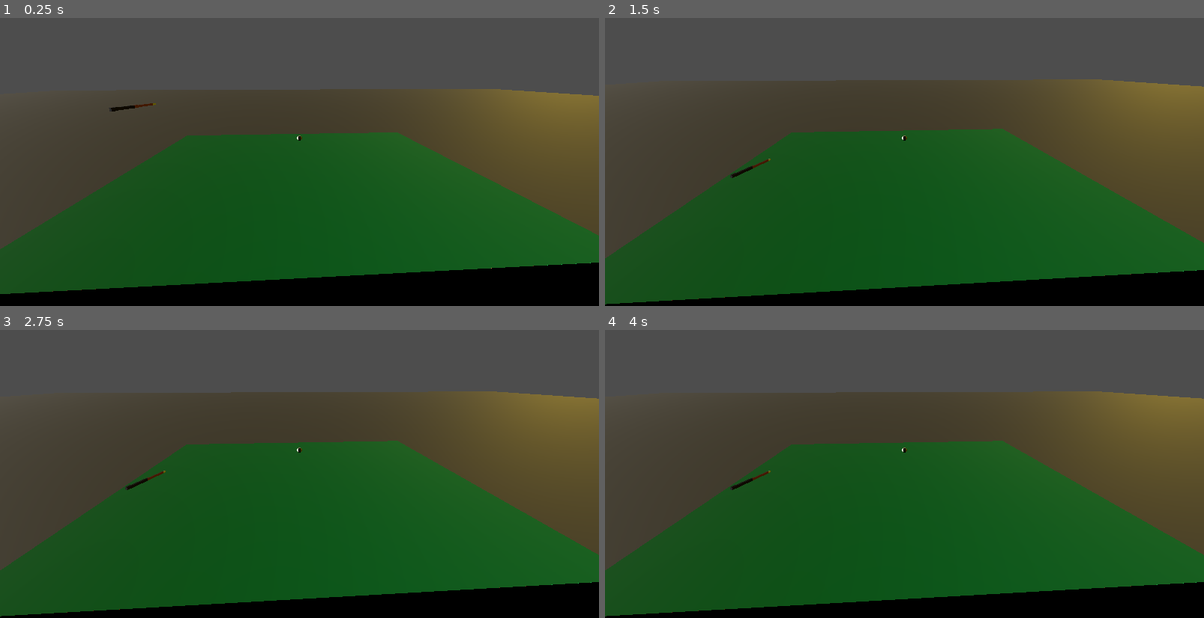
Above: before the commit, frames 1-4 (two rows, left to right).
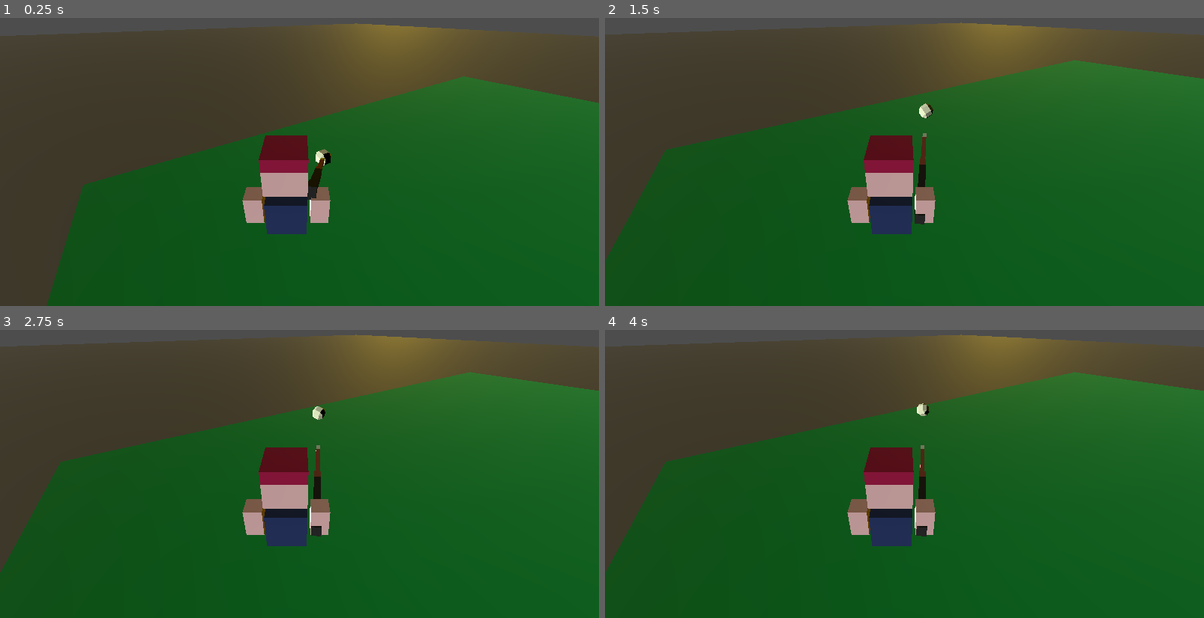
Above: after the commit, the same moments.

Repository: mathew-tran/billiards3d
Game: Godot game, scene res://Scenes/Main.tscn
The game is run twice, just before and just after one commit, with the same random seed, the same clock (stepped at 60 frames per second) and the same inputs.
Inputs (mouse positions are in pixels of both pictures, inside the frame that each line leads up to):
- Up to frame 1 (0.25 s): no input
- Up to frame 2 (1.5 s): move the mouse to (1036, 121) at 0.52 s; press the mouse at (1036, 121) at 0.53 s; move the mouse to (784, 156) at 1.27 s; release the mouse at (784, 156) at 1.28 s; click (784, 156) at 1.35 s
- Up to frame 3 (2.75 s): move the mouse to (359, 376) at 2.02 s; press the mouse at (359, 376) at 2.03 s
- Up to frame 4 (4 s): move the mouse to (874, 517) at 2.77 s; release the mouse at (874, 517) at 2.78 s; click (874, 517) at 2.85 s; tap Enter at 3.5 s; move the mouse to (1084, 499) at 3.52 s; press the mouse at (1084, 499) at 3.53 s

The runs differ from the first frame. In frame 1, 50% of the frame differs, in the area x 0-100%, y 1-100%; in frame 2, 48%; in frame 3, 48%; in frame 4, 48%.

Commit message:
be able to hit ball

Diff:
--- a/Prefabs/Ball.tscn
+++ b/Prefabs/Ball.tscn
@@ -1,11 +1,21 @@
-[gd_scene load_steps=3 format=3 uid="uid://1f5llixnffda"]
+[gd_scene load_steps=5 format=3 uid="uid://1f5llixnffda"]
 
 [ext_resource type="PackedScene" uid="uid://ckepopx4hvksg" path="res://Art/BilliardBall/Ball.gltf" id="1_f8b65"]
+[ext_resource type="Script" uid="uid://15f3cffladb2" path="res://Scripts/Ball.gd" id="1_hdy6r"]
+
+[sub_resource type="PhysicsMaterial" id="PhysicsMaterial_hdy6r"]
+friction = 20.0
 
 [sub_resource type="SphereShape3D" id="SphereShape3D_kln2b"]
 radius = 0.0783063
 
 [node name="Ball" type="RigidBody3D" groups=["MainBall"]]
+physics_material_override = SubResource("PhysicsMaterial_hdy6r")
+continuous_cd = true
+contact_monitor = true
+max_contacts_reported = 2
+linear_damp = 1.0
+script = ExtResource("1_hdy6r")
 
 [node name="blockbench_export" parent="." instance=ExtResource("1_f8b65")]
 
--- a/Prefabs/Stick.tscn
+++ b/Prefabs/Stick.tscn
@@ -1,15 +1,19 @@
-[gd_scene load_steps=3 format=3 uid="uid://b7jhw5x6o1ycc"]
+[gd_scene load_steps=4 format=3 uid="uid://b7jhw5x6o1ycc"]
 
 [ext_resource type="PackedScene" uid="uid://dgkea7e4r6tre" path="res://Art/Stick/Stick.gltf" id="1_2niw4"]
+[ext_resource type="Script" uid="uid://d2un8ex5ba6xr" path="res://Scripts/Player.gd" id="1_krp1i"]
+[ext_resource type="PackedScene" uid="uid://dmcry73m6hkra" path="res://Art/Player/Player.gltf" id="2_ntaji"]
 
-[sub_resource type="BoxShape3D" id="BoxShape3D_idj7w"]
-size = Vector3(0.0649414, 0.0524139, 0.839417)
+[node name="Stick" type="Node3D"]
+transform = Transform3D(1, 0, 0, 0, 1, 0, 0, 0, 1, 0, 0, 0)
+script = ExtResource("1_krp1i")
 
-[node name="Stick" type="RigidBody3D"]
-transform = Transform3D(0.36356, 0, 0.931571, 0, 1, 0, -0.931571, 0, 0.36356, 0, 0, 0)
+[node name="stick" parent="." instance=ExtResource("1_2niw4")]
+transform = Transform3D(1, 0, 0, 0, 1, 0, 0, 0, 1, -0.105617, 0, 0.564983)
 
-[node name="blockbench_export" parent="." instance=ExtResource("1_2niw4")]
+[node name="Camera3D" type="Camera3D" parent="."]
+transform = Transform3D(1, 0, 0, 0, 0.866025, 0.5, 0, -0.5, 0.866026, -0.212874, 0.863263, 1.60562)
+current = true
 
-[node name="CollisionShape3D" type="CollisionShape3D" parent="."]
-transform = Transform3D(1, 0, 0, 0, 1, 0, 0, 0, 1, -0.00317383, 0.00199127, -0.0802917)
-shape = SubResource("BoxShape3D_idj7w")
+[node name="blockbench_export2" parent="." instance=ExtResource("2_ntaji")]
+transform = Transform3D(1, 0, 0, 0, 1, 0, 0, 0, 1, -0.272522, -0.0509157, 0.839932)
--- a/Scenes/Main.tscn
+++ b/Scenes/Main.tscn
@@ -1,10 +1,8 @@
-[gd_scene load_steps=6 format=3 uid="uid://bm0lh6u2puk3m"]
+[gd_scene load_steps=4 format=3 uid="uid://bm0lh6u2puk3m"]
 
 [ext_resource type="PackedScene" uid="uid://8p1hkdfejvo3" path="res://Prefabs/GameTable.tscn" id="1_r150o"]
 [ext_resource type="PackedScene" uid="uid://b7jhw5x6o1ycc" path="res://Prefabs/Stick.tscn" id="2_kln2b"]
 [ext_resource type="PackedScene" uid="uid://1f5llixnffda" path="res://Prefabs/Ball.tscn" id="3_pbw6q"]
-[ext_resource type="Script" uid="uid://ddpbm0okhh406" path="res://Scripts/Inspector.gd" id="4_pbw6q"]
-[ext_resource type="PackedScene" uid="uid://dmcry73m6hkra" path="res://Art/Player/Player.gltf" id="5_v1gob"]
 
 [node name="Node3D" type="Node3D"]
 
@@ -15,7 +13,7 @@
 [node name="Table" parent="." instance=ExtResource("1_r150o")]
 
 [node name="Stick" parent="." instance=ExtResource("2_kln2b")]
-transform = Transform3D(0.36356, 0, 0.931571, 0, 1, 0, -0.931571, 0, 0.36356, 0, 6.5231, 3.09349)
+transform = Transform3D(0.543174, 0, 0.83962, 0, 1, 0, -0.83962, 0, 0.543174, 0, 6.5231, 3.09349)
 
 [node name="DirectionalLight3D" type="DirectionalLight3D" parent="."]
 transform = Transform3D(-0.224423, 0.970296, -0.0903372, -0.97355, -0.219167, 0.0645405, 0.0428245, 0.102432, 0.993818, 0, 0, 0)
@@ -25,14 +23,4 @@
 light_color = Color(0.561409, 0.467204, 0.0224809, 1)
 
 [node name="Ball" parent="." instance=ExtResource("3_pbw6q")]
-transform = Transform3D(1, 0, 0, 0, 1, 0, 0, 0, 1, -1.61357, 5.42285, -0.084795)
-
-[node name="Inspector" type="Node3D" parent="."]
-transform = Transform3D(1, 0, -2.38419e-07, 0, 1, 0, 2.38419e-07, 0, 1, 0, 5, 0.0111997)
-script = ExtResource("4_pbw6q")
-
-[node name="blockbench_export" parent="Inspector" instance=ExtResource("5_v1gob")]
-transform = Transform3D(1, 0, 0, 0, 1, 0, 0, 0, 1, -2.38419e-07, 0, 4)
-
-[node name="Camera3D" type="Camera3D" parent="Inspector/blockbench_export"]
-transform = Transform3D(1, 0, 0, 0, 1, 0, 0, 0, 1, 0, 2.14421, 0)
+transform = Transform3D(1, 0, 0, 0, 1, 0, 0, 0, 1, -1.61357, 5.42285, 1.51301)
--- a/Scripts/Autoload/Finder.gd
+++ b/Scripts/Autoload/Finder.gd
@@ -1,6 +1,6 @@
 extends Node
 
-func GetMainBall():
+func GetMainBall() -> Ball:
 	var result = get_tree().get_nodes_in_group("MainBall")
 	if result:
 		return result[0]
--- /dev/null
+++ b/Scripts/Ball.gd
@@ -0,0 +1,31 @@
+extends RigidBody3D
+
+class_name Ball
+
+enum MOVE_STATE {
+	MOVING,
+	IDLE
+}
+
+var CurrentState = MOVE_STATE.IDLE
+
+signal StateUpdate(stateType)
+
+func _ready() -> void:
+	CurrentState = MOVE_STATE.MOVING
+
+func _process(delta: float) -> void:
+	var newState = CurrentState
+	if linear_velocity.length() <= 0.01:
+		newState = MOVE_STATE.IDLE
+	else:
+		newState = MOVE_STATE.MOVING
+		#linear_velocity.z *= .99
+		#linear_velocity.y *= .99
+	BroadcastMoveState(newState)
+
+func BroadcastMoveState(newState):
+	if CurrentState == newState:
+		return
+	CurrentState = newState
+	StateUpdate.emit(CurrentState)
--- a/Scripts/Inspector.gd
+++ /dev/null
@@ -1,6 +0,0 @@
-extends Node3D
-
-func _process(delta: float) -> void:
-	look_at(Finder.GetMainBall().global_position)
-	#rotation.x = 0
-	$blockbench_export/Camera3D.look_at(Finder.GetMainBall().global_position)
--- /dev/null
+++ b/Scripts/Player.gd
@@ -0,0 +1,63 @@
+extends Node3D
+
+var OffsetAmount = .01
+
+signal StoppedMoving
+
+enum STATE {
+	DECIDING,
+	HITTING
+}
+var OriginalPosition = Vector3.ZERO
+var CurrentState = STATE.DECIDING
+
+func _ready() -> void:
+	MoveToBall()
+	Finder.GetMainBall().StateUpdate.connect(OnStateUpdate)
+
+func MoveToBall():
+
+	var direction = (Finder.GetMainBall().global_position - global_position).normalized()
+	direction.x = 0
+	var newPosition = global_position + direction * OffsetAmount
+	global_position = newPosition
+	global_position -= Vector3(0,.01,0)
+	var newDirection = (Finder.GetMainBall().global_position - newPosition).normalized()
+	global_position = Finder.GetMainBall().global_position
+
+	#rotation.x = 0
+
+func _process(delta: float) -> void:
+	pass
+	$stick.look_at(Finder.GetMainBall().global_position)
+
+func CanShoot():
+	return CurrentState == STATE.DECIDING
+
+func _input(event: InputEvent) -> void:
+	if event.is_action_pressed("left_click"):
+		if CanShoot() == false:
+			return
+		CurrentState = STATE.HITTING
+		OriginalPosition = $stick.global_position
+		var tween = get_tree().create_tween()
+		tween.tween_property($stick, "global_position", lerp($stick.global_position, Finder.GetMainBall().global_position, .1), .1)
+		await tween.finished
+		Finder.GetMainBall().apply_impulse(GetPower())
+		tween = get_tree().create_tween()
+		tween.tween_property($stick, "global_position", OriginalPosition, .1)
+		await tween.finished
+
+
+
+func GetPower():
+	var direction = -transform.basis.z
+	direction.y = 0
+	direction = direction.normalized()
+	return direction * 1
+
+func OnStateUpdate(state : Ball.MOVE_STATE):
+	if state == Ball.MOVE_STATE.IDLE:
+		MoveToBall()
+		print("moved to ball")
+		CurrentState = STATE.DECIDING
--- a/project.godot
+++ b/project.godot
@@ -18,3 +18,11 @@
 [autoload]
 
 Finder="*res://Scripts/Autoload/Finder.gd"
+
+[input]
+
+left_click={
+"deadzone": 0.2,
+"events": [Object(InputEventMouseButton,"resource_local_to_scene":false,"resource_name":"","device":-1,"window_id":0,"alt_pressed":false,"shift_pressed":false,"ctrl_pressed":false,"meta_pressed":false,"button_mask":0,"position":Vector2(0, 0),"global_position":Vector2(0, 0),"factor":1.0,"button_index":1,"canceled":false,"pressed":false,"double_click":false,"script":null)
+]
+}
Not shown, added: Scripts/Ball.gd.uid
Not shown, removed: Scripts/Inspector.gd.uid
Not shown, added: Scripts/Player.gd.uid
